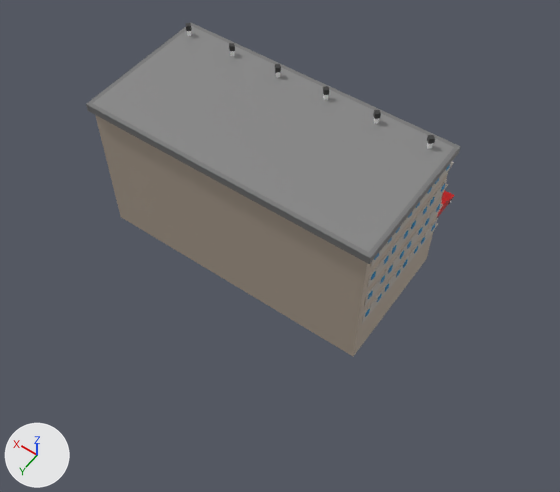
An edit to the FBX model AppliedGameJamUnity/Assets/GamePlayAssets/Models/Building_2by2_DirtyApartment.fbx, drawn before and after from the same camera.
Both versions are drawn from a 50 mm camera at (-1.55, 2.68, 3.29) aimed at (-0.15, 0.72, 0.2). The axes (+X, +Y, +Z) are drawn at lower left. The lights are the same throughout. Mesh edges are drawn as thin lines on the coarser meshes. Where no turn or scale is listed for an object, it has been applied to the vertices.

The scene before the commit, as lines of its bpy script (objects in view):
```python
me_mesh = bpy.data.meshes.new('Mesh')
me_mesh.from_pydata(...)  # 1860 vertices, 1476 faces; spans x -0.78..0.78, y -0.6..0.6, z -0.44..0.44
me_mesh.materials.append(mat_lambert82)  # black #383838
me_mesh.materials.append(mat_lambert1)  # its picture is missing
me_mesh.materials.append(mat_lambert71)  # beige #b8aa9a
me_mesh.materials.append(mat_lambert76)  # grey #868686
me_mesh.materials.append(mat_lambert75)  # grey #767676
me_mesh.materials.append(mat_lambert74)  # dark grey #6d6d6d
me_mesh.materials.append(mat_lambert72)  # grey #bcb3aa
me_mesh.materials.append(mat_lambert73)  # cyan #0084bc
me_mesh.materials.append(mat_lambert80)  # red #bc0000
me_mesh.materials.append(mat_lambert42)  # black #000000
me_mesh.materials.append(mat_lambert43)  # white #ffffff
me_mesh.materials.append(mat_lambert81)  # blue #514fbc
me_mesh.materials.append(mat_lambert77)  # green #00a905
ob_pcylinder45 = bpy.data.objects.new('pCylinder45', me_mesh)
ob_pcylinder45.location = (0.016, 0.352, 0.444)
```
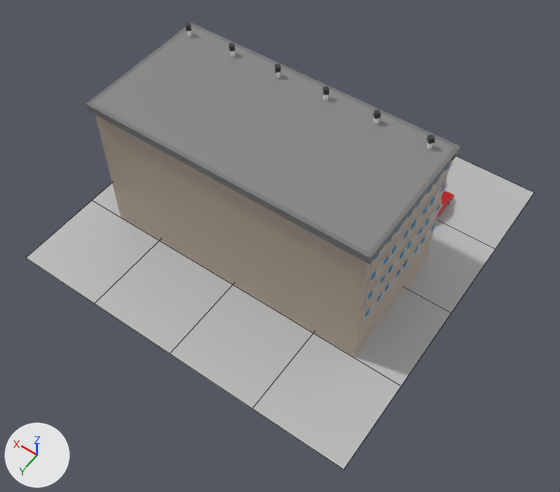
The newer file is also turned or shifted as a whole; pictures and numbers use the older file's frame.

Boxes (x1, y1, x2, y2) around the edits, measured in the pictures (560 x 492 px):
```json
{"object": "Floor_Unit", "change": "added", "after": [26, 156, 534, 469]}
```

Edits to the scene script, one JSON object a line:
```json
{"op": "add", "block": "mat_lambert12", "code": ["mat_lambert12 = principled_material('lambert12')", "mat_lambert12.base_color = (0.5, 0.5, 0.5)  # grey #bcbcbc"]}
{"op": "add", "block": "me_mesh_001", "code": ["me_mesh_001 = bpy.data.meshes.new('Mesh.001')", "me_mesh_001.from_pydata(...)  # 36 vertices, 16 faces; spans x -1.0..1.0, y -1.0..1.0, z 0.0", "me_mesh_001.materials.append(mat_lambert12)  # grey #bcbcbc"]}
{"op": "add", "block": "ob_floor_unit", "code": ["ob_floor_unit = bpy.data.objects.new('Floor_Unit', me_mesh_001)", "ob_floor_unit.location = (-0.01, 0.437, 0.0)"]}
```
